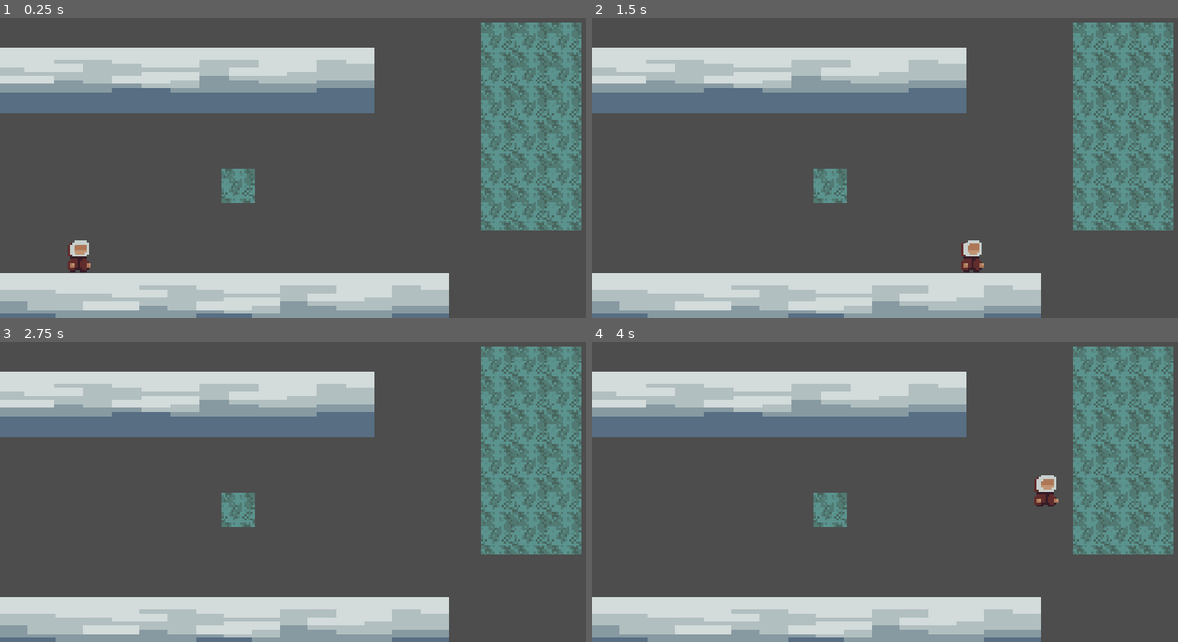
Above: before the commit, frames 1-4 (two rows, left to right).
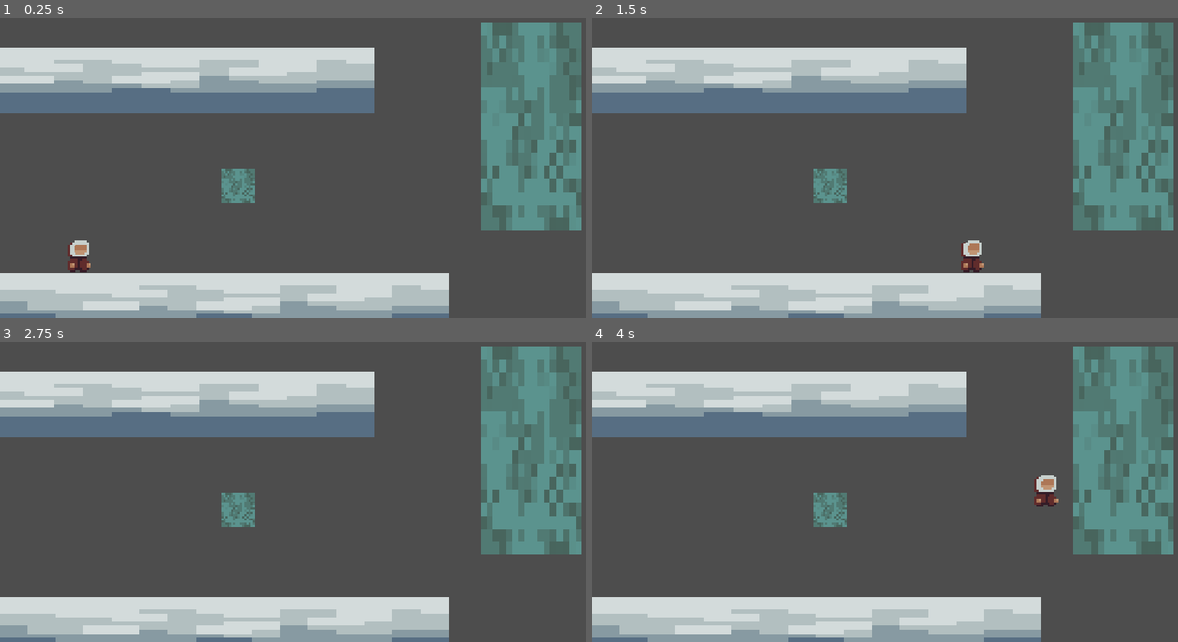
Above: after the commit, the same moments.

Repository: K1ktor/PlatformuwaAlePizdzi
Game: Godot game, scene res://Levels/level1.tscn
Two runs of this game, one before a commit and one after it. Both use one fixed random seed, a clock stepped at 60 frames per second and the inputs below.
Inputs:
- Up to frame 1 (0.25 s): no input
- Up to frame 2 (1.5 s): tap Enter at 0.5 s; hold D (moveRight) from 0.53 s (still down); tap Space (jump) at 0.77 s
- Up to frame 3 (2.75 s): tap Space (jump) at 1.52 s; release D (moveRight) at 2.03 s; hold A (moveLeft) from 2.03 s (still down)
- Up to frame 4 (4 s): tap R (reset) at 2.75 s; release A (moveLeft) at 2.78 s; hold D (moveRight) from 2.78 s (still down); tap Space (jump) at 3.02, 3.77 s

The runs differ from the first frame. In frame 1, 5.4% of the frame differs, in the area x 82-100%, y 1-71%; in frame 2, 5.4%; in frame 3, 5.4%; in frame 4, 5.4%.

Commit message:
quick update

Diff:
--- a/Frost Platform Game/Levels/level1.tscn
+++ b/Frost Platform Game/Levels/level1.tscn
@@ -12,11 +12,12 @@
 
 [node name="ClimbWall2" parent="." unique_id=1760684978 instance=ExtResource("4_njhy2")]
 position = Vector2(450, 398)
-use_region = null
+useRegion = false
 
 [node name="ClimbWall" parent="." unique_id=1473806573 instance=ExtResource("4_njhy2")]
 position = Vector2(1005, 286)
 scale = Vector2(3, 6.16)
+useRegion = false
 
 [node name="Player" parent="." unique_id=30985823 instance=ExtResource("1_t21ke")]
 position = Vector2(148, 454)
@@ -60,4 +61,4 @@
 
 [node name="ClimbWall3" parent="." unique_id=1408489695 instance=ExtResource("4_njhy2")]
 position = Vector2(1246, 272)
-use_region = null
+useRegion = false
--- a/Frost Platform Game/climb_wall.gd
+++ b/Frost Platform Game/climb_wall.gd
@@ -2,16 +2,19 @@
 extends Area2D
 class_name Climb_Wall
 
-@onready var sprite: Sprite2D = $Sprite2D
-@export var use_region := true
 # Called when the node enters the scene tree for the first time.
 func _ready() -> void:
-	pass # Replace with function body.
+	update_sprite()
+	pass
 
+@export var useRegion := true:
+	set(value):
+		useRegion = value
+		update_sprite()
 
-# Called every frame. 'delta' is the elapsed time since the previous frame.
-func _process(delta: float) -> void:
-	if (use_region):
+func update_sprite():
+	var sprite = $Sprite2D
+	if (useRegion):
 		var size = self.scale * 16
 		sprite.global_scale = Vector2.ONE * 4
 		sprite.region_rect = Rect2(Vector2.ZERO, size)
